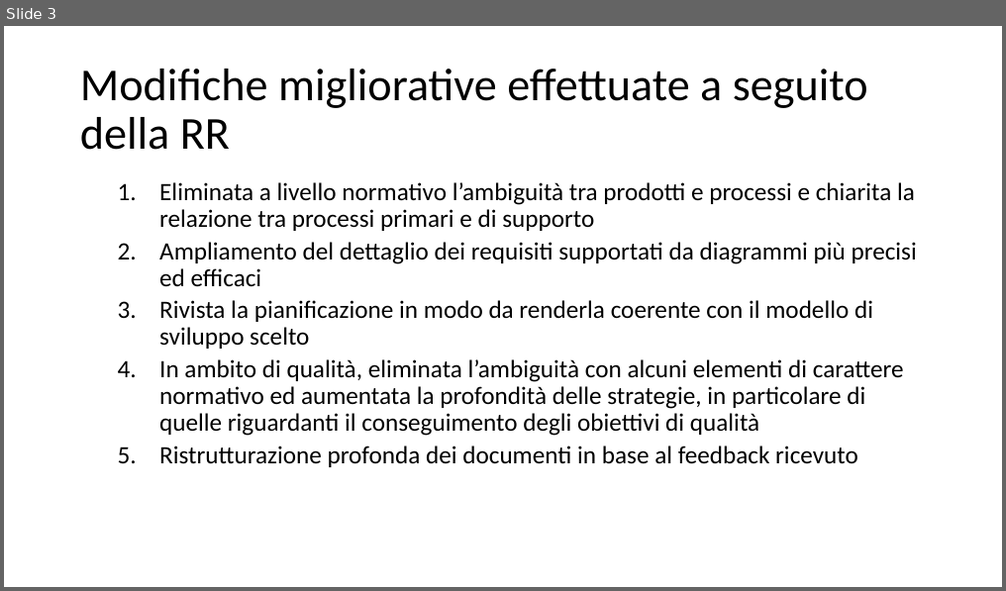
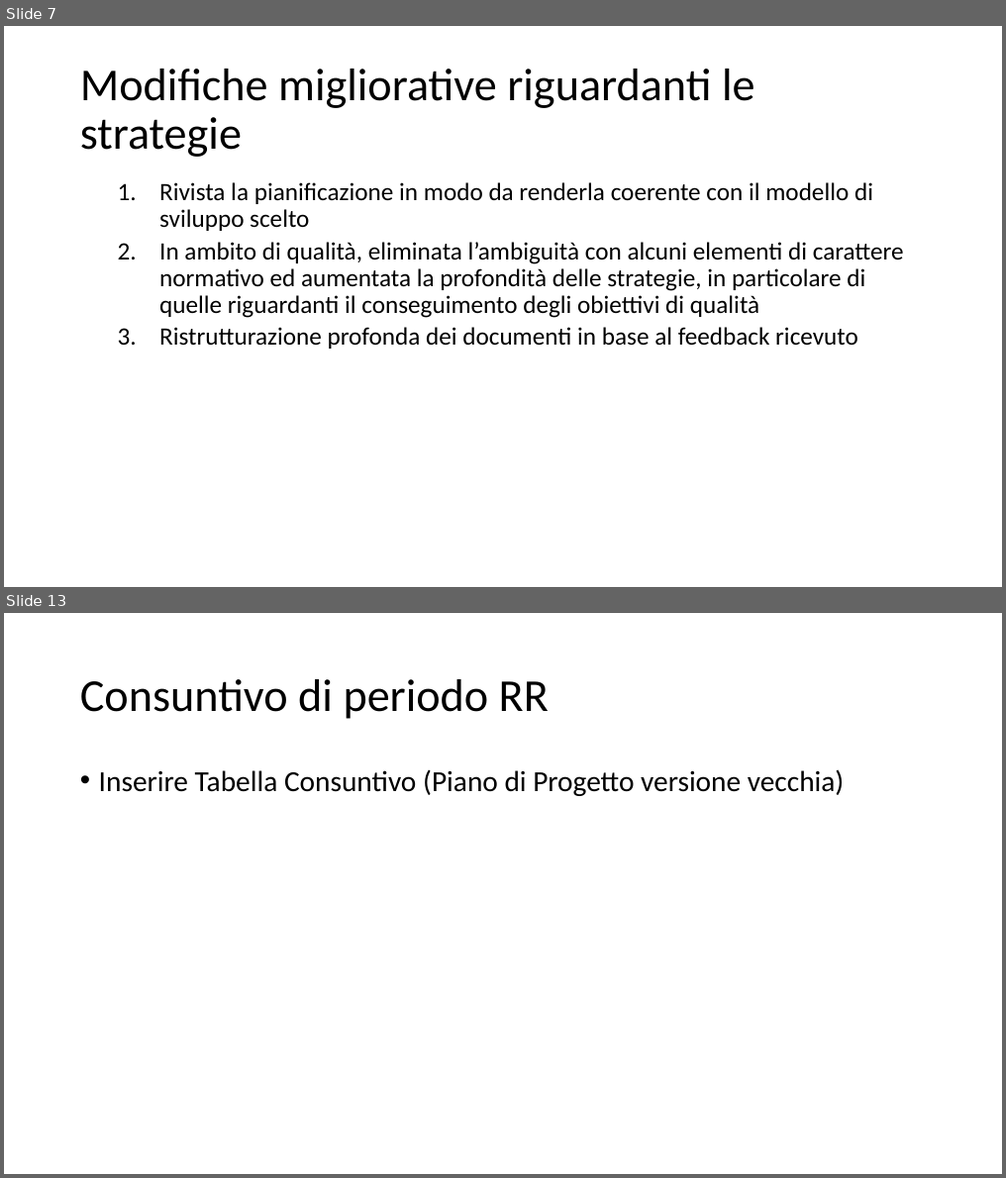
Before and after one commit to Italiaracerx/progettoSWE, a slide deck: Presentazioni/Presentazione RP 19-03-2018.pptx. Shown one above the other, each under a label of ours: slide 3 before the commit, slides 7 and 13 after it; the slides between them are not shown. The pictures are 1006x591 and 1006x1178 pixels, drawn with LibreOffice and Linux fonts; fonts in the diff are those of the drawing. Boxes give left, top, right and bottom in pixels: in the first picture for what was removed or moved away, otherwise in the second. Text is boxed around its words. In the diff, an @@ line names an element or a change of style, - is before the commit and + after.

```diff
--- a/Presentazioni/Presentazione RP 19-03-2018.pptx
+++ b/Presentazioni/Presentazione RP 19-03-2018.pptx
@@ slide 13 added at <box>4,613,1002,1174</box>, background #FFFFFF @@
@@ title added at <box>80,679,548,719</box>, 44 pt, text #000000 @@
+Consuntivo di periodo RR
@@ text added at <box>99,769,845,796</box>, 28 pt, text #000000 @@
+• Inserire Tabella Consuntivo (Piano di Progetto versione vecchia)
@@ what was slide 3 is now slide 7 @@
@@ slide 7 changed as well @@
@@ title at <box>80,69,755,157</box>: text changed @@
-Modifiche migliorative effettuate a seguito della RR
+Modifiche migliorative riguardanti le strategie
@@ text at <box>159,182,917,286</box>: paragraphs removed @@
-  1. Eliminata a livello normativo l’ambiguità tra prodotti e processi e chiarita la relazione tra processi primari e di supporto
-  2. Ampliamento del dettaglio dei requisiti supportati da diagrammi più precisi ed efficaci
```
Also in this commit, not shown: 4 other slides changed, 9 other slides added.
